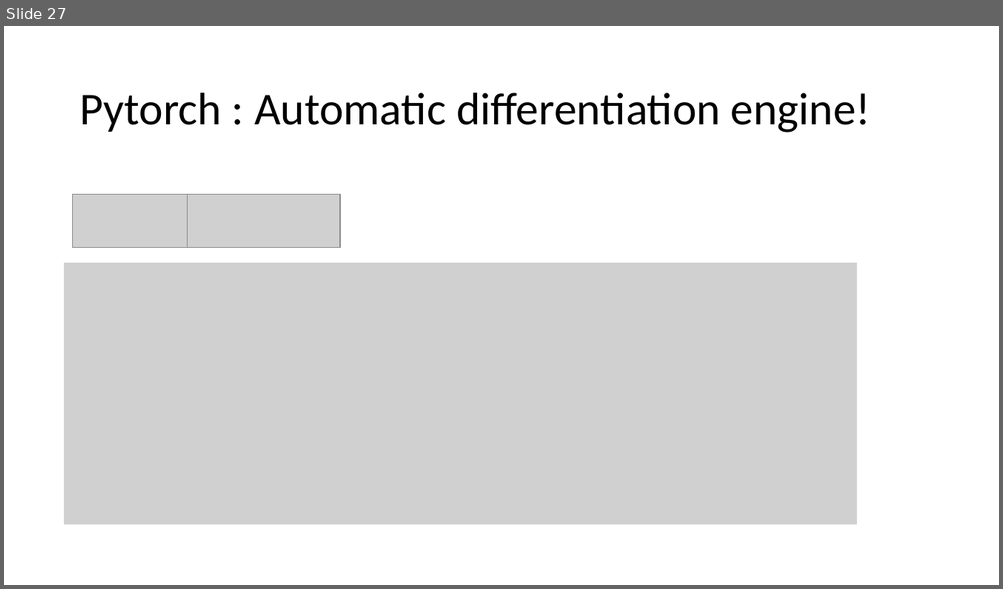
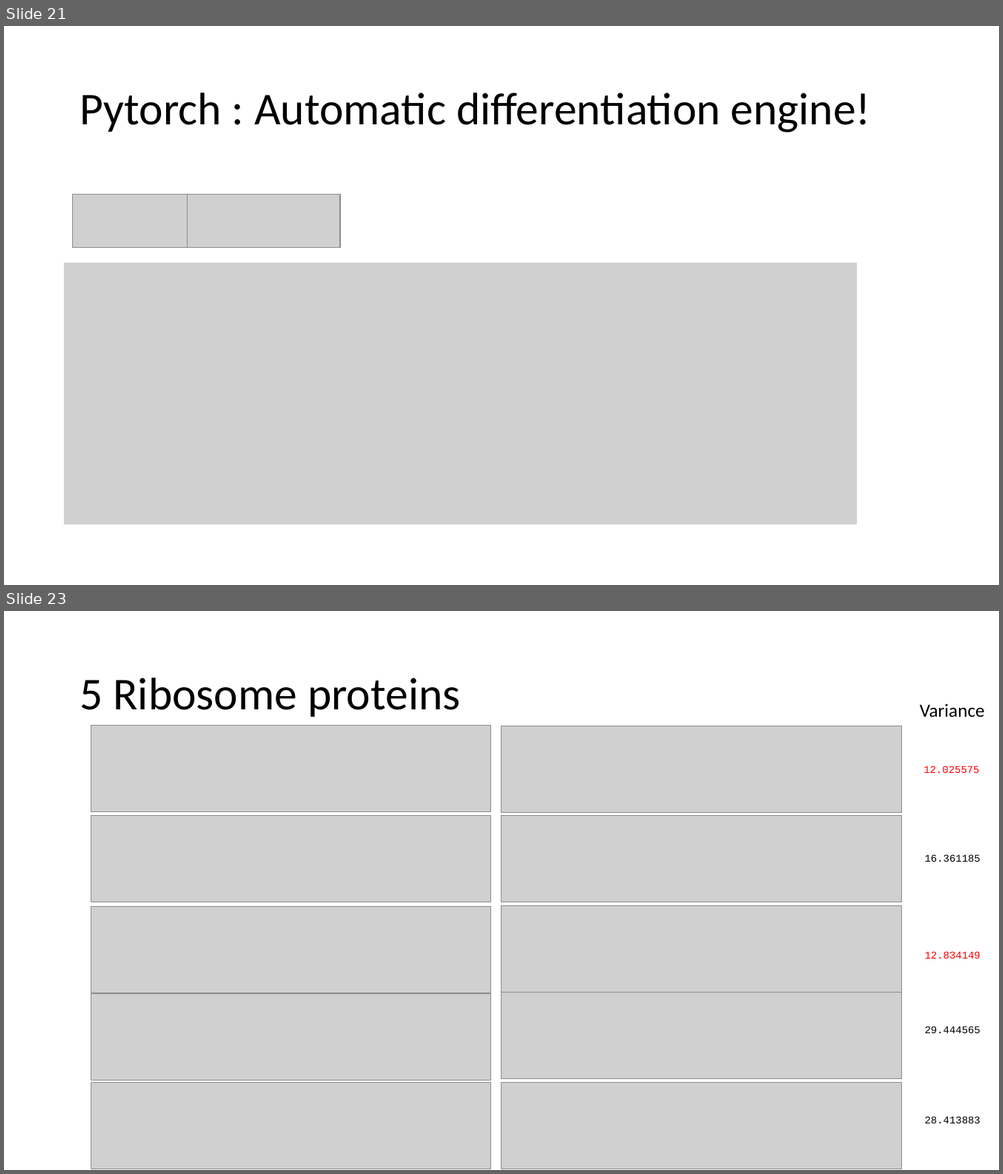
Before and after one commit to sabid-cryoem/sabid-cryoem.github.io, a slide deck: assets/slides/Directly reconstructing principal components of 3D protein structure density map from 2D cryo-EM projection images by 2SDR method.pptx. Shown one above the other, each under a label of ours: slide 27 before the commit, slides 21 and 23 after it; the slides between them are not shown. The pictures are 1003x589 and 1003x1174 pixels, drawn with LibreOffice and Linux fonts; fonts in the diff are those of the drawing; grey boxes stand for pictures. Boxes give left, top, right and bottom in pixels: in the first picture for what was removed or moved away, otherwise in the second. Text is boxed around its words. In the diff, an @@ line names an element or a change of style, - is before the commit and + after.

```diff
--- a/assets/slides/Directly reconstructing principal components of 3D protein structure density map from 2D cryo-EM projection images by 2SDR method.pptx
+++ b/assets/slides/Directly reconstructing principal components of 3D protein structure density map from 2D cryo-EM projection images by 2SDR method.pptx
@@ slide 23 added at (4,611,999,1170), background #FFFFFF @@
@@ title added at (79,678,460,717), 44 pt, text #000000 @@
+5 Ribosome proteins
@@ text added at (919,703,984,718), 18 pt, text #000000 @@
+Variance
@@ picture added at (91,725,490,812) @@
@@ picture added at (502,726,902,812) @@
@@ text added at (923,766,979,773), 10 pt, text #FF0000 @@
+12.025575
@@ picture added at (91,816,490,903) @@
@@ picture added at (502,816,902,903) @@
@@ text added at (925,854,980,862), 10 pt, text #000000 @@
+16.361185
@@ picture added at (91,906,490,993) @@
@@ picture added at (502,906,902,993) @@
@@ text added at (925,951,980,959), 10 pt, text #FF0000 @@
+12.834149
@@ picture added at (91,994,490,1080) @@
@@ picture added at (502,993,902,1079) @@
@@ text added at (925,1026,980,1034), 10 pt, text #000000 @@
+29.444565
@@ picture added at (91,1082,490,1169) @@
@@ picture added at (502,1083,902,1170) @@
@@ text added at (925,1116,980,1124), 10 pt, text #000000 @@
+28.413883
@@ what was slide 27 is now slide 21 @@
```
Also in this commit, not shown: 11 slides changed, 9 other slides added, 6 slides removed, 1 other file.
